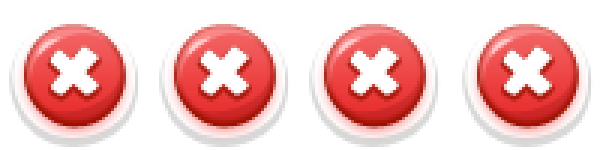
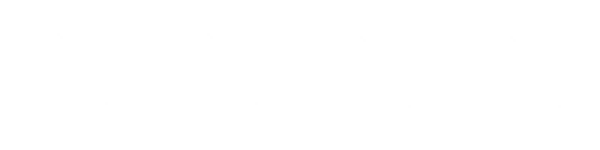
Layers edited between the first and the second 600x150 image:
renamed "close.png copy #2" to "Transformation copy #2", painted on it over [462, 21, 594, 147]
renamed "close.png copy" to "Transformation copy #1", painted on it over [309, 21, 441, 147]
renamed "close.png copy #1" to "Transformation copy", painted on it over [159, 21, 291, 147]
renamed "close.png" to "Transformation", painted on it over [9, 21, 141, 147]
